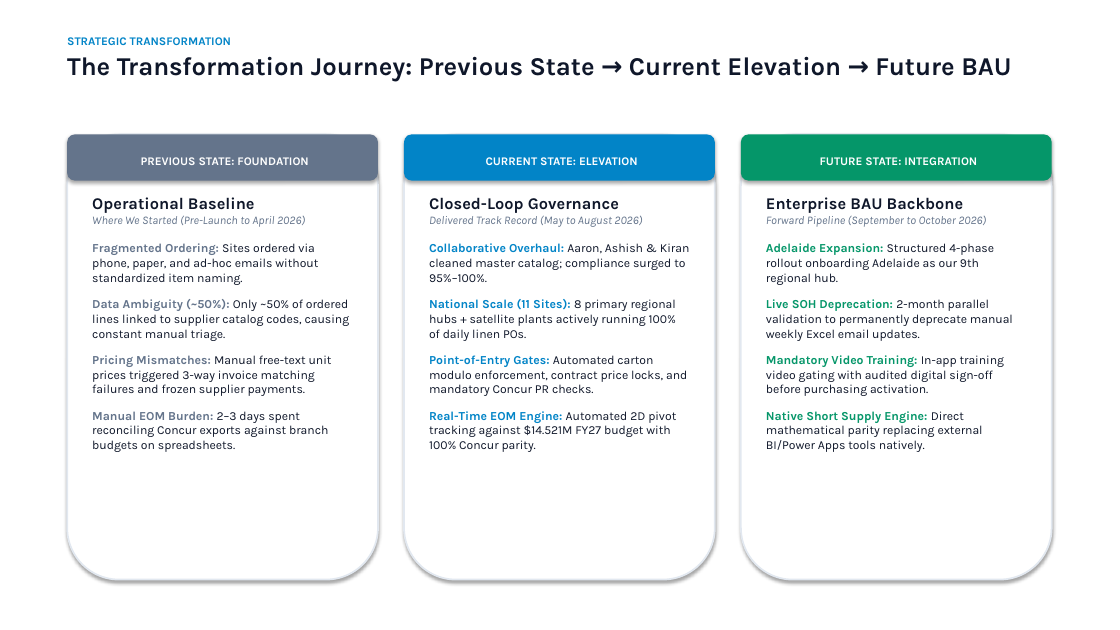
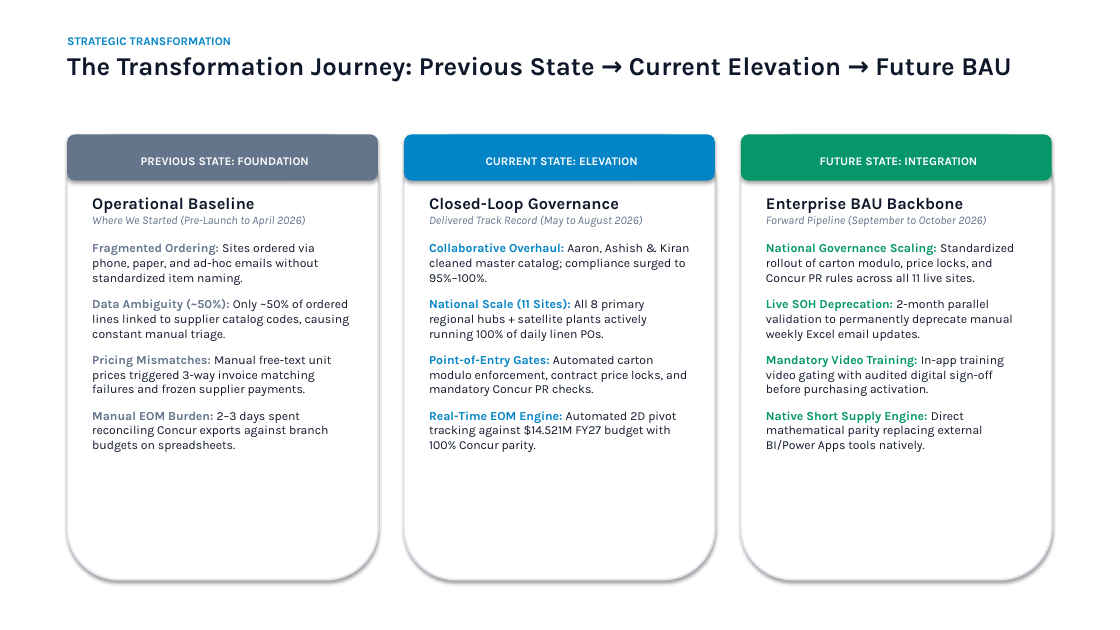
Before and after one commit to SPLGit-Project/ProcureFlow-App, a slide deck: slide 3 of docs/ProcureFlow_Executive_Roadmap.pptx. Drawn at 1120x630 pixels with LibreOffice and Linux fonts; fonts in the diff are those of the drawing. Boxes give left, top, right and bottom in pixels: in the first picture for what was removed or moved away, otherwise in the second. Text is boxed around its words. In the diff, an @@ line names an element or a change of style, - is before the commit and + after.

Commit message:
docs: remove workshop schedule and Adelaide rollout references, confirming all 11 facilities operating live under uniform governance

```diff
--- a/docs/ProcureFlow_Executive_Roadmap.pptx
+++ b/docs/ProcureFlow_Executive_Roadmap.pptx
@@ text at [766, 243, 1014, 282]: text changed @@
-Adelaide Expansion: Structured 4-phase rollout onboarding Adelaide as our 9th regional hub.
+National Governance Scaling: Standardized rollout of carton modulo, price locks, and Concur PR rules across all 11 live sites.
@@ text at [429, 299, 647, 341]: text changed @@
-National Scale (11 Sites): 8 primary regional hubs + satellite plants actively running 100% of daily linen POs.
+National Scale (11 Sites): All 8 primary regional hubs + satellite plants actively running 100% of daily linen POs.
```
Also in this commit, not shown: 4 other slides changed, 1 slide added, 1 slide removed, 2 other files.
